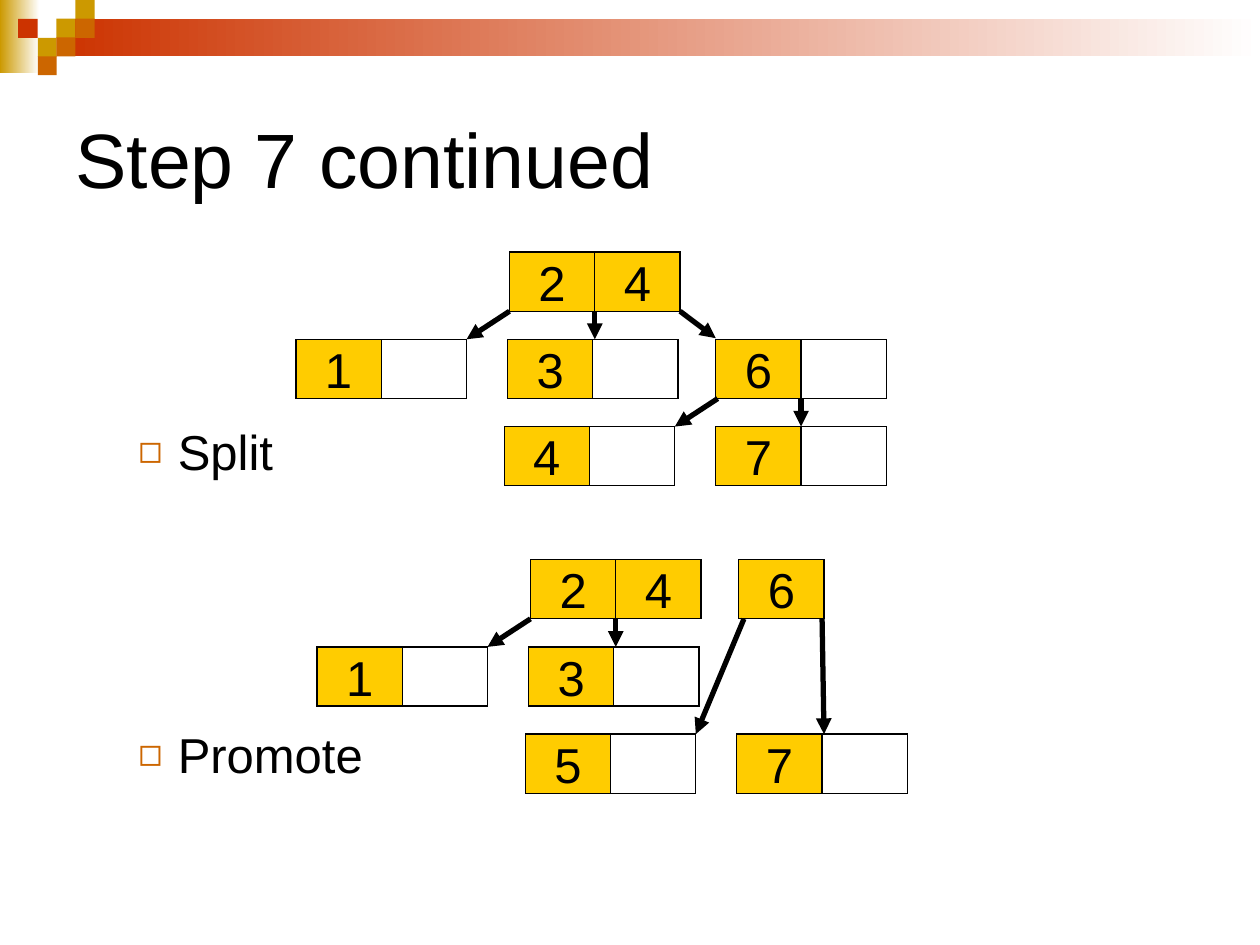
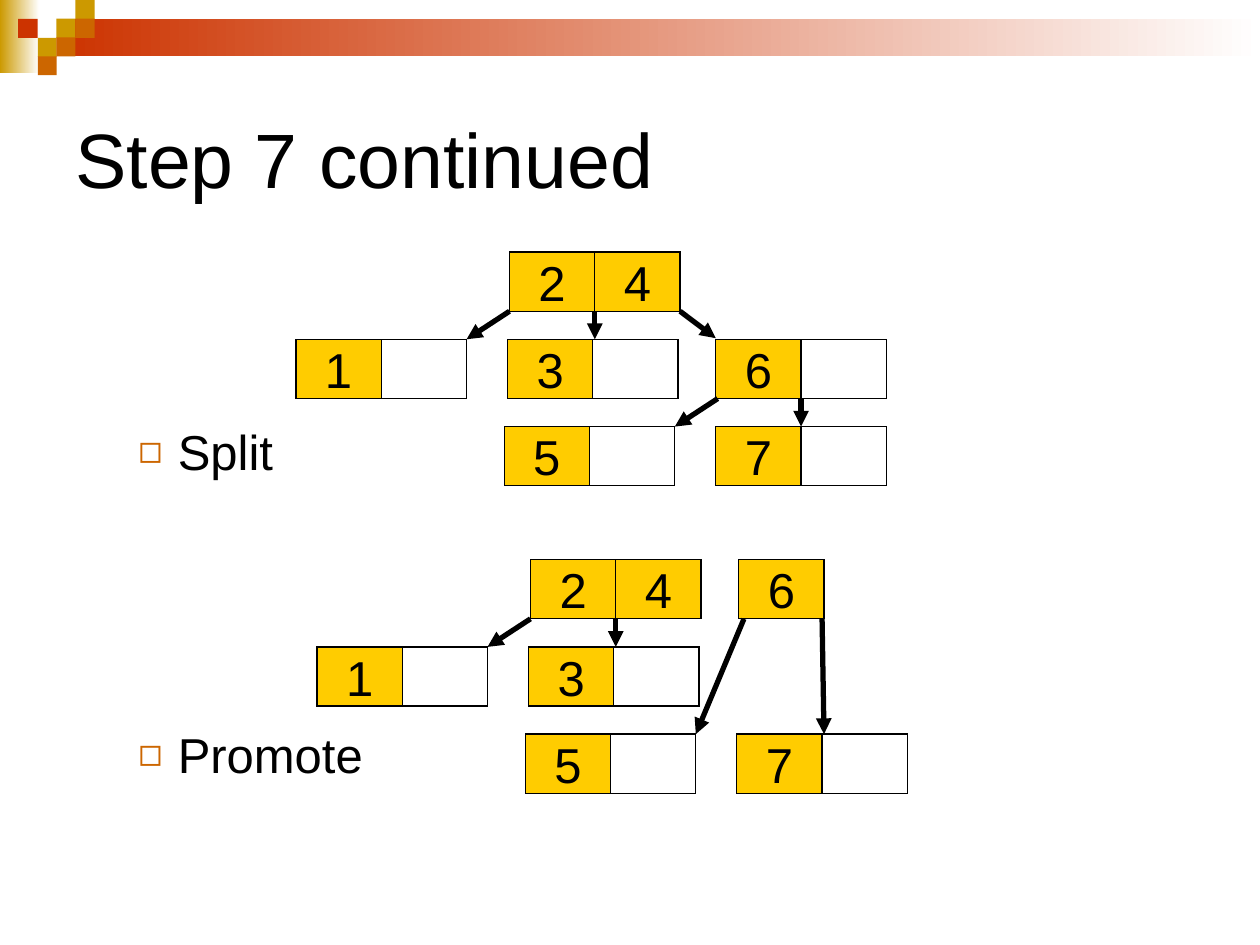
Before and after one commit to gnuhpc/All-About-SDE-Interview, a slide deck: slide 30 of src/main/java/org/gnuhpc/bigdata/systemdesign/basic/index/Indexing.ppt. Drawn at 1260x945 pixels with LibreOffice and Linux fonts; fonts in the diff are those of the drawing. Boxes give left, top, right and bottom in pixels: in the first picture for what was removed or moved away, otherwise in the second. Text is boxed around its words. In the diff, an @@ line names an element or a change of style, - is before the commit and + after.

```diff
--- a/src/main/java/org/gnuhpc/bigdata/systemdesign/basic/index/Indexing.ppt
+++ b/src/main/java/org/gnuhpc/bigdata/systemdesign/basic/index/Indexing.ppt
@@ text in rectangle at [533, 441, 560, 476]: text changed @@
-4
+5
```
Also in this commit, not shown: 76 other slides changed, 2 other files.
